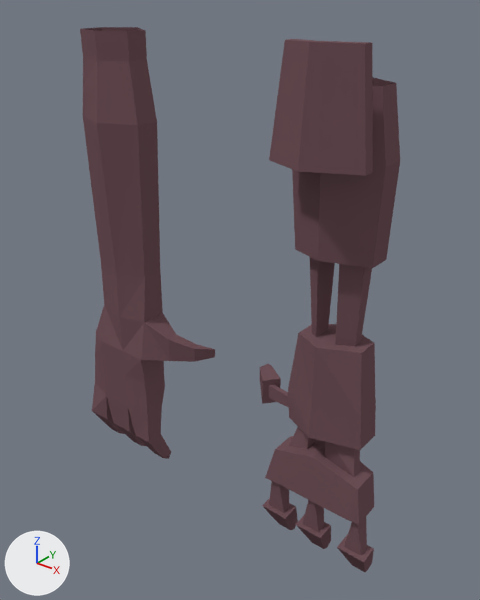
The Blender file Assets/Models/ModelView/MS_MODELVIEW_HANDS.blend as it was, and as the next commit left it.
The view is the same before and after, from a 50 mm camera at (0.216, -0.253, 0.202) aimed at (0.01, 0.005, 0.042). The axes (+X, +Y, +Z) are drawn at lower left. The lights are the same throughout.

The older version as bpy lines, for what is in view:
```python
mat_material = principled_material('Material')
mat_material.base_color = (0.169, 0.0902, 0.106)  # brown #72555c
mat_material.specular_ior_level = 0.0
me_cube_002 = bpy.data.meshes.new('Cube.002')
me_cube_002.from_pydata(...)  # 318 vertices, 328 faces; spans x -0.111..0.107, y -0.035..0.022, z -0.103..0.18
me_cube_002.materials.append(mat_material)  # brown #72555c
ob_arms = bpy.data.objects.new('Arms', me_cube_002)
ob_arms.location = (0.0, 0.0, 0.0)
```
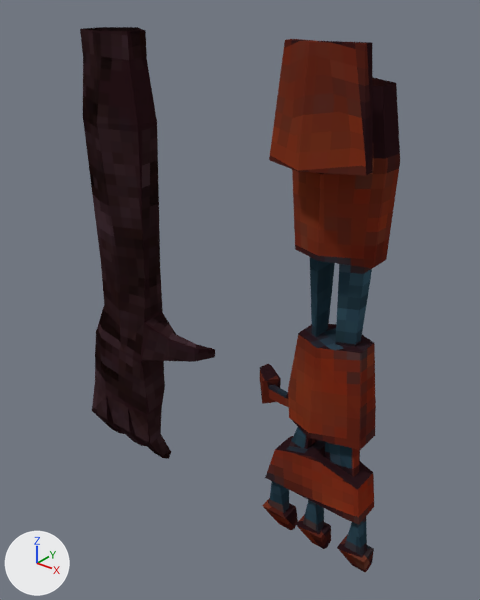
The change, as a diff of the scene's bpy script:
```diff
--- a/Assets/Models/ModelView/MS_MODELVIEW_HANDS.blend.py
+++ b/Assets/Models/ModelView/MS_MODELVIEW_HANDS.blend.py
@@ img_ms_modelview_wep_00_txt_png @@
+img_ms_modelview_wep_00_txt_png = load_image('MS_MODELVIEW_WEP_00_TXT.png', 'MS_MODELVIEW_WEP_00_TXT.png', 64, 64, 'sRGB')
@@ mat_material @@
 mat_material = principled_material('Material')
-mat_material.base_color = (0.169, 0.0902, 0.106)  # brown #72555c
+mat_material.texture = img_ms_modelview_wep_00_txt_png
 mat_material.specular_ior_level = 0.0
```

Pixel boxes (x1, y1, x2, y2) of what changed, in the pictures (480 x 600 px):
'Arms', surface changed (brown to red)
    both: (80, 27, 400, 572)
